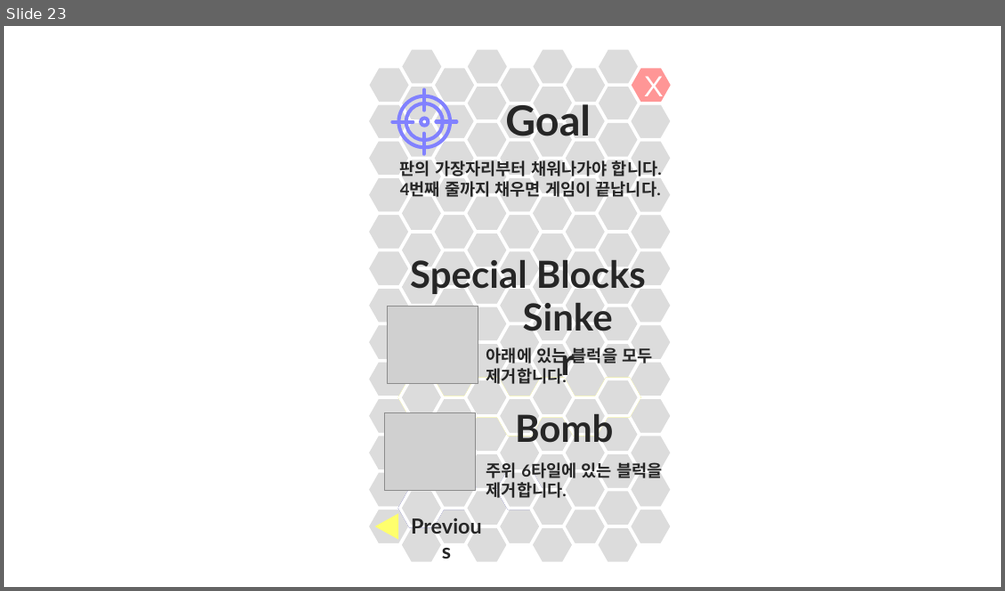
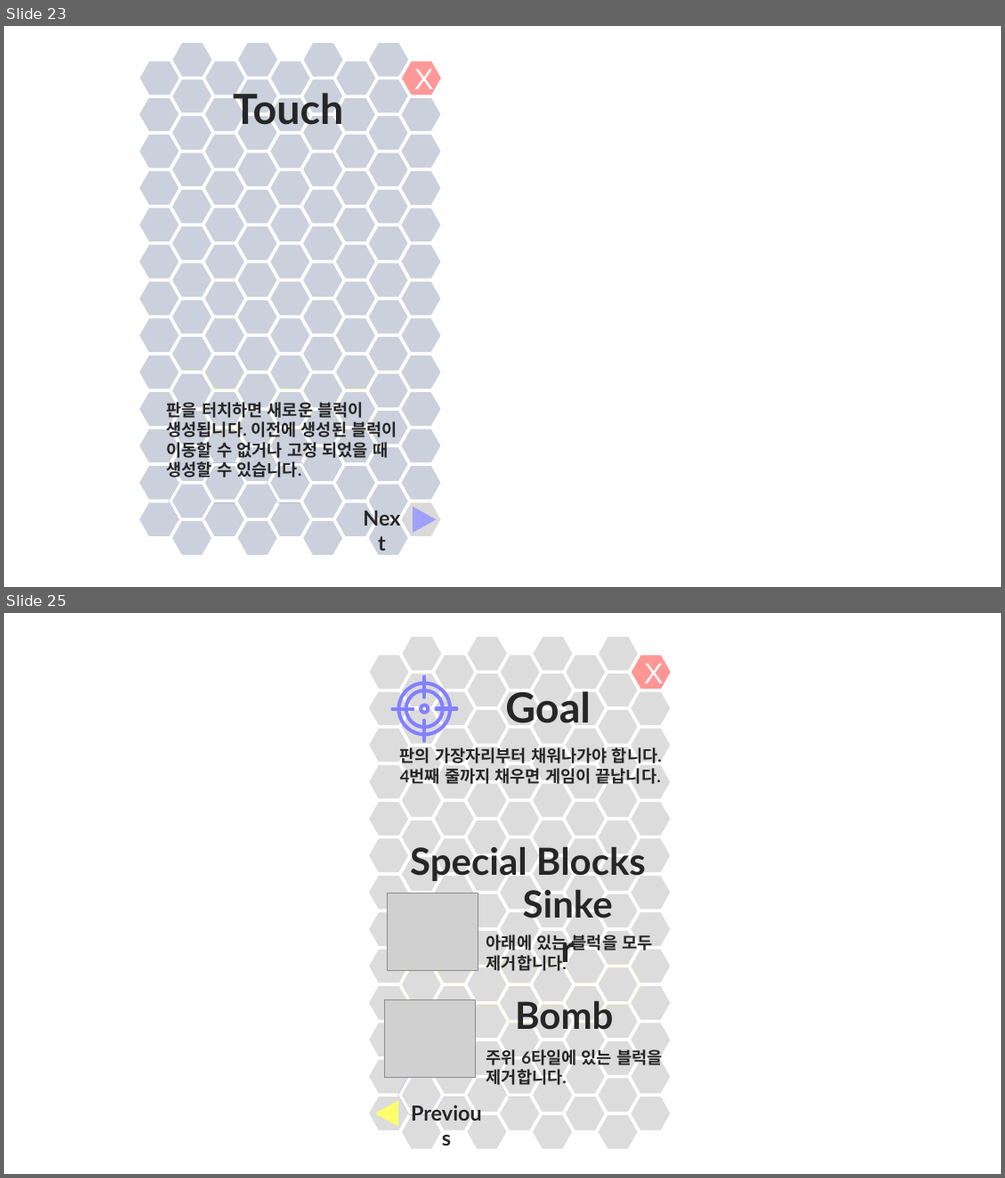
Before and after one commit to SNUGDC/Hextris, a slide deck: Hextris 아트 리소스.pptx. Shown one above the other, each under a label of ours: slide 23 before the commit, slides 23 and 25 after it; the slides between them are not shown. The pictures are 1005x591 and 1005x1178 pixels, drawn with LibreOffice and Linux fonts; fonts in the diff are those of the drawing; grey boxes stand for pictures. Boxes give left, top, right and bottom in pixels: in the first picture for what was removed or moved away, otherwise in the second. Text is boxed around its words. In the diff, an @@ line names an element or a change of style, - is before the commit and + after.

```diff
--- a/Hextris 아트 리소스.pptx
+++ b/Hextris 아트 리소스.pptx
@@ slide 23 added at (x1=4, y1=26, x2=1001, y2=587), background #FFFFFF @@
@@ group added at (x1=138, y1=41, x2=443, y2=556): 131 hexagons, 3 texts, 1 triangle @@
+X
+Touch
+판을 터치하면 새로운 블럭이 생성됩니다. 이전에 생성된 블럭이 이동할 수 없거나 고정 되었을 때 생성할 수 있습니다.
+Next
@@ what was slide 23 is now slide 25 @@
```
Also in this commit, not shown: 2 other slides added, 11 other files.
